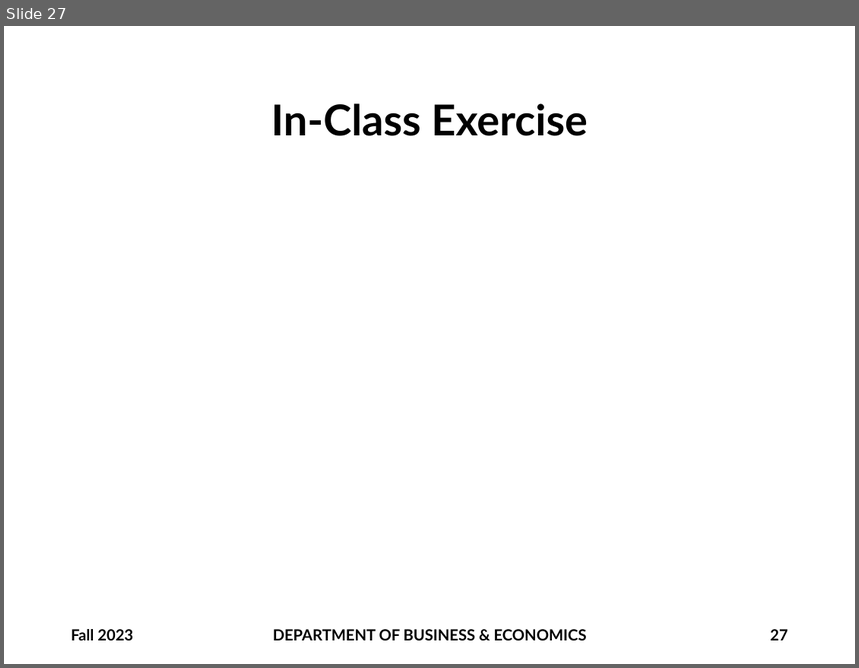
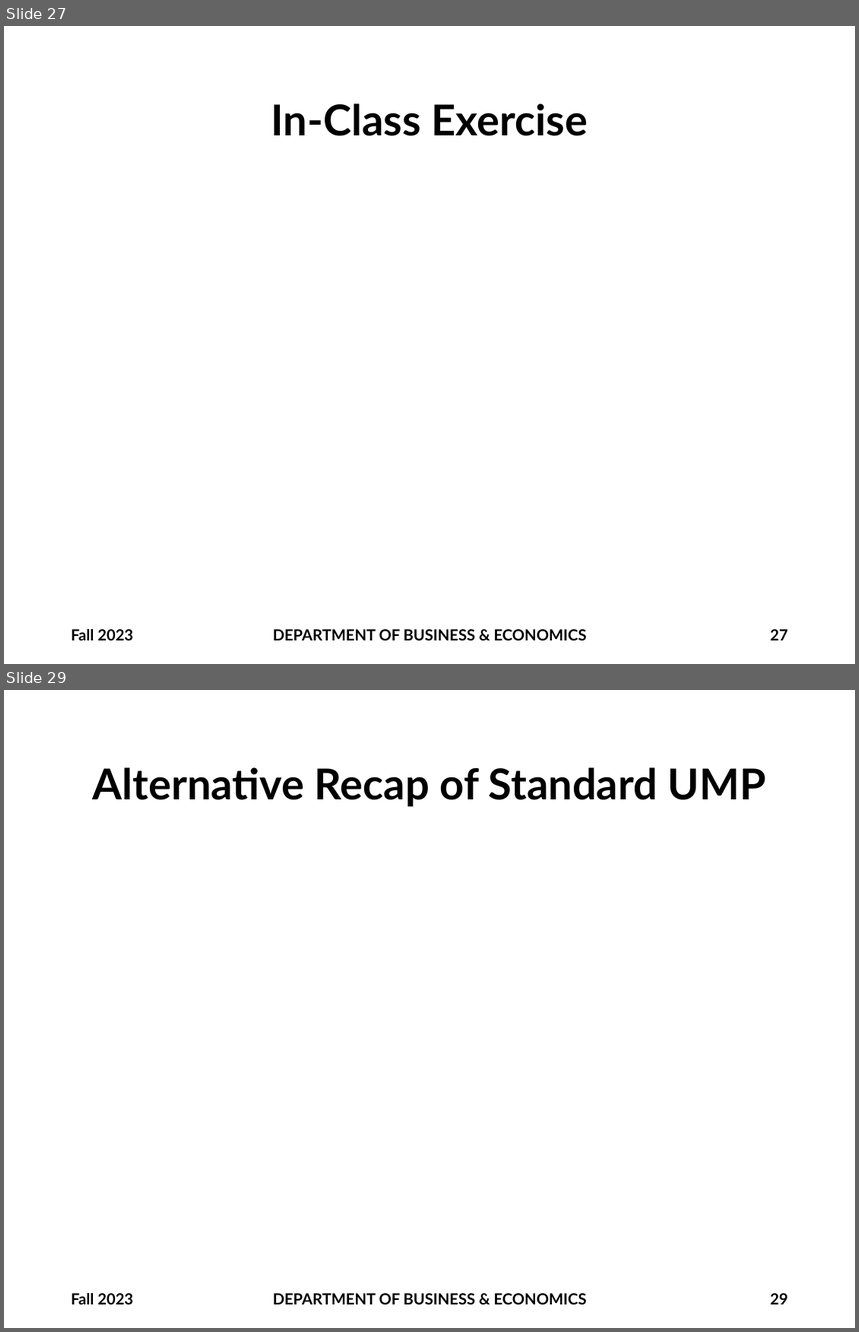
Before and after one commit to brianhwpark/brianhwpark.github.io, a slide deck: files/teaching-resources/monmouthcollege-econ-300/ECON300-LEC09.pptx. Shown one above the other, each under a label of ours: slide 27 before the commit, slides 27 and 29 after it; the slides between them are not shown. The pictures are 859x668 and 859x1332 pixels, drawn with LibreOffice and Linux fonts; fonts in the diff are those of the drawing; grey boxes stand for pictures; background and template pictures are left out. Boxes give left, top, right and bottom in pixels: in the first picture for what was removed or moved away, otherwise in the second. Text is boxed around its words. In the diff, an @@ line names an element or a change of style, - is before the commit and + after.

```diff
--- a/files/teaching-resources/monmouthcollege-econ-300/ECON300-LEC09.pptx
+++ b/files/teaching-resources/monmouthcollege-econ-300/ECON300-LEC09.pptx
@@ slide 29 added at <box>4,690,855,1328</box>, background #FFFFFF @@
@@ title added at <box>93,768,766,807</box>, 36 pt, text #000000, bold @@
+Alternative Recap of Standard UMP
@@ text added at <box>71,1293,133,1305</box>, 13 pt, text #000000, bold @@
+Fall 2023
@@ text added at <box>273,1293,587,1305</box>, 13 pt, text #000000, bold @@
+DEPARTMENT OF BUSINESS & ECONOMICS
@@ page number added at <box>770,1293,788,1305</box>, 13 pt, text #000000, bold @@
+29
```
Also in this commit, not shown: 1 slide changed, 1 other slide added, 5 other files.
